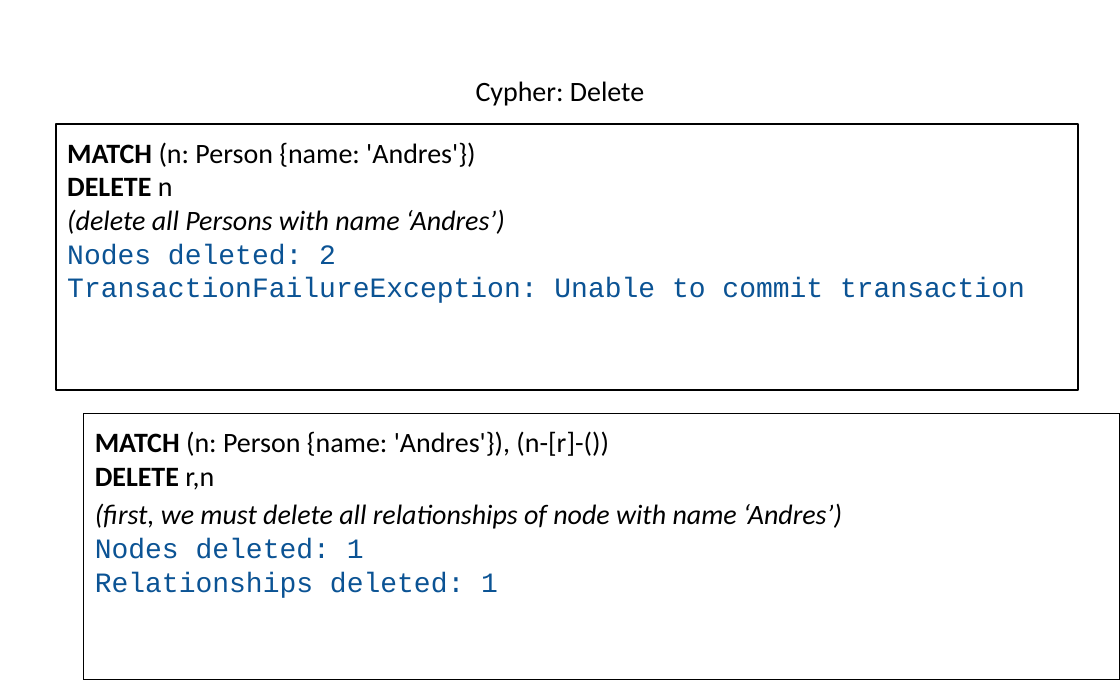
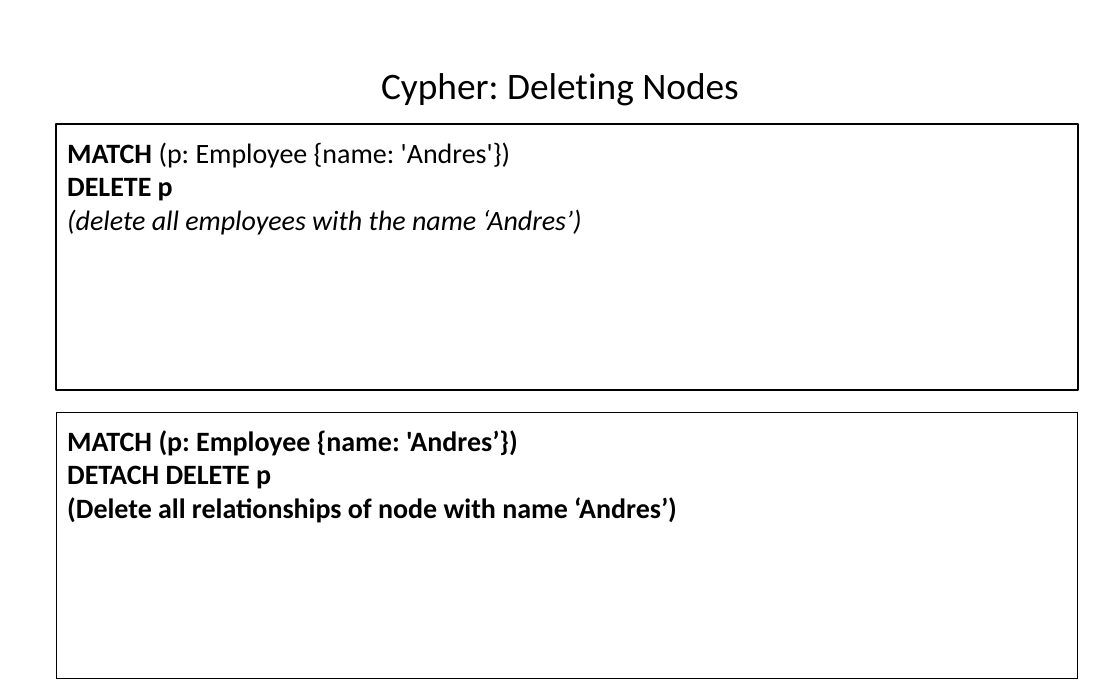
Before and after one commit to hogeschool/INFDEV026B, a slide deck: slide 34 of 2018-2019/build/Lecture 5.pptx (slide 31 before the commit). Drawn at 1120x700 pixels with LibreOffice and Linux fonts; fonts in the diff are those of the drawing. Boxes give left, top, right and bottom in pixels: in the first picture for what was removed or moved away, otherwise in the second. Text is boxed around its words. In the diff, an @@ line names an element or a change of style, - is before the commit and + after.

```diff
--- a/2018-2019/build/Lecture 5.pptx
+++ b/2018-2019/build/Lecture 5.pptx
@@ title at box(381, 73, 739, 106): text changed; size 18 to 24 pt @@
-Cypher: Delete
+Cypher: Deleting Nodes
@@ text at box(67, 142, 582, 235): text changed @@
-MATCH (n: Person {name: 'Andres'})
-DELETE n
-(delete all Persons with name ‘Andres’)
-Nodes deleted: 2
-TransactionFailureException: Unable to commit transaction
+MATCH (p: Employee {name: 'Andres'})
+DELETE p
+(delete all employees with the name ‘Andres’)
@@ rectangle "MATCH (p: Employee {name: 'Andres’})": place and size @@
-rectangle "MATCH (p: Employee {name: 'Andres’})" at box(84, 413, 1120, 680)
+rectangle "MATCH (p: Employee {name: 'Andres’})" at box(56, 412, 1077, 679)
@@ text in rectangle at box(67, 430, 677, 523): text changed; bold on @@
-MATCH (n: Person {name: 'Andres'}), (n-[r]-())
-DELETE r,n
-(first, we must delete all relationships of node with name ‘Andres’)
-Nodes deleted: 1
-Relationships deleted: 1
+MATCH (p: Employee {name: 'Andres’})
+DETACH DELETE p
+(Delete all relationships of node with name ‘Andres’)
```
Also in this commit, not shown: 24 other slides changed, 3 slides added, 1 slide removed.
